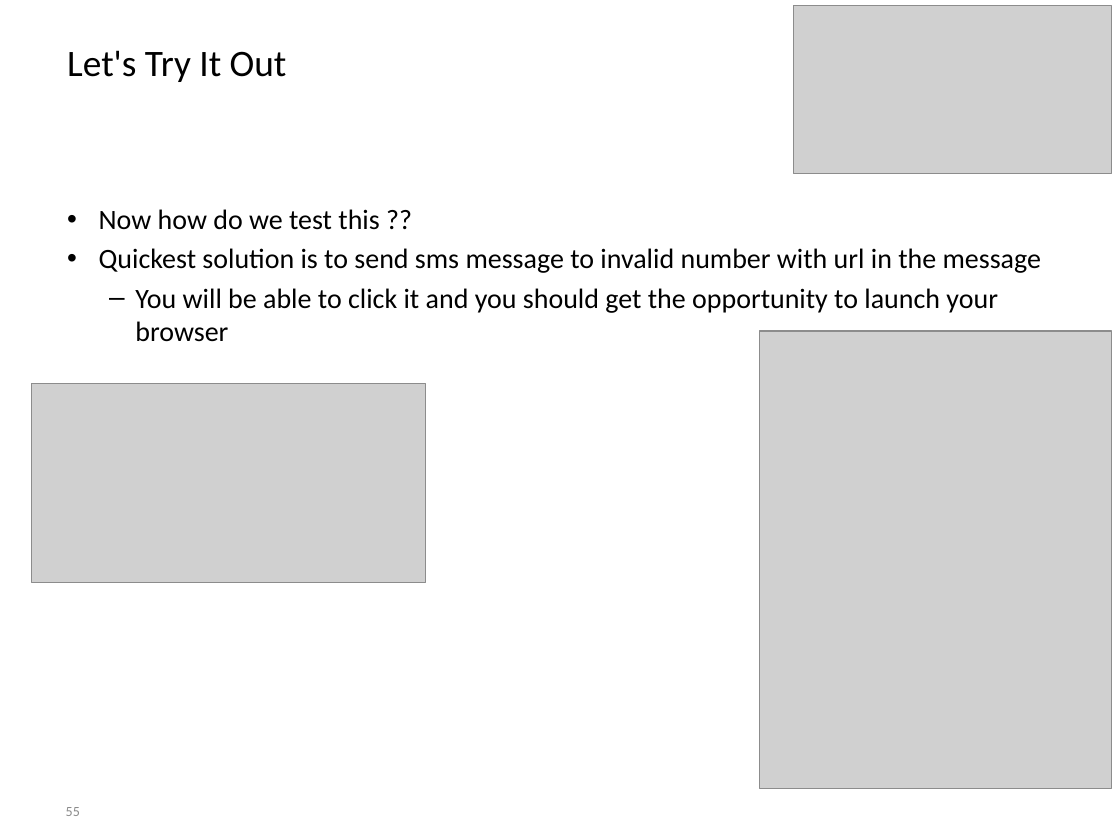
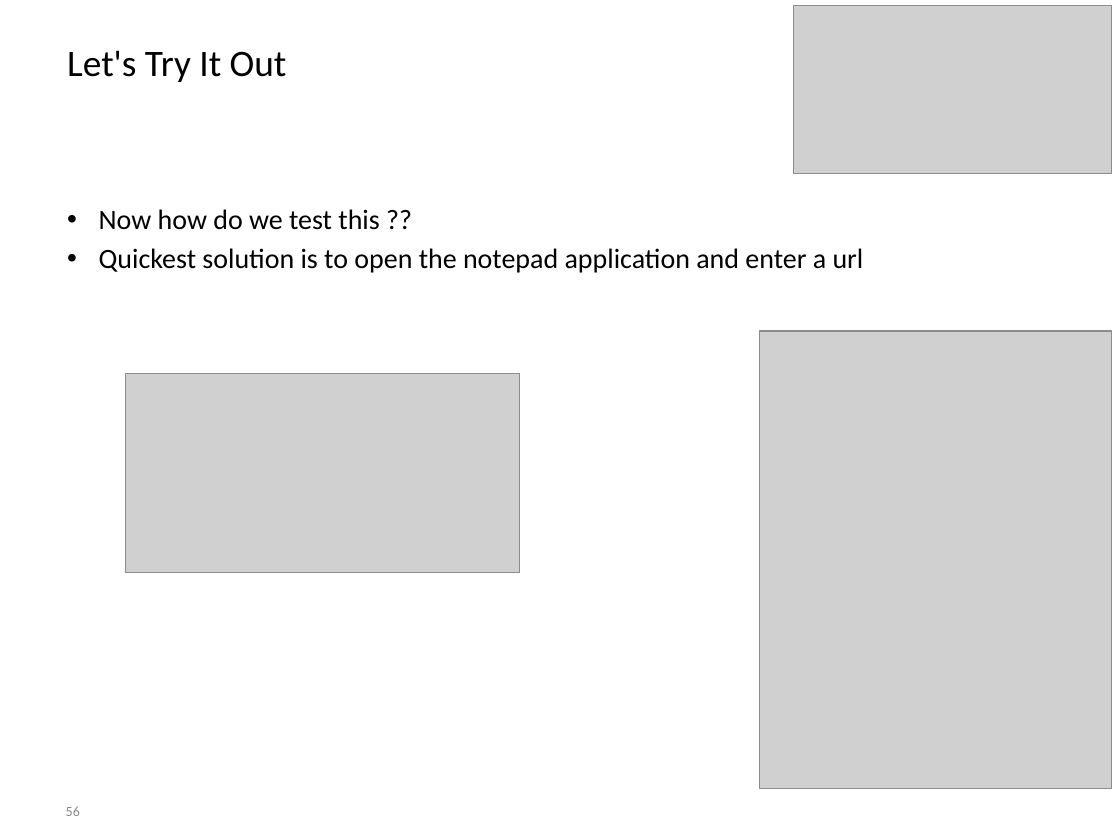
Before and after one commit to BioBoost/android_development_course, a slide deck: slide 56 of slides/chapter2_activities_fragments_intents.pptx (slide 55 before the commit). Drawn at 1120x840 pixels with LibreOffice and Linux fonts; fonts in the diff are those of the drawing; grey boxes stand for pictures; background and template pictures are left out. Boxes give left, top, right and bottom in pixels: in the first picture for what was removed or moved away, otherwise in the second. Text is boxed around its words. In the diff, an @@ line names an element or a change of style, - is before the commit and + after.

Commit message:
Fix browser example

```diff
--- a/slides/chapter2_activities_fragments_intents.pptx
+++ b/slides/chapter2_activities_fragments_intents.pptx
@@ text at [99, 248, 864, 273]: text changed @@
-• Quickest solution is to send sms message to invalid number with url in the message
-  – You will be able to click it and you should get the opportunity to launch your browser
+• Quickest solution is to open the notepad application and enter a url
@@ picture: place and size @@
-picture at [31, 384, 426, 582]
+picture at [125, 374, 520, 572]
@@ page number at [66, 806, 80, 816]: text changed @@
-55
+56
```
Also in this commit, not shown: 4 other slides changed, 1 slide added, 33 other files.
